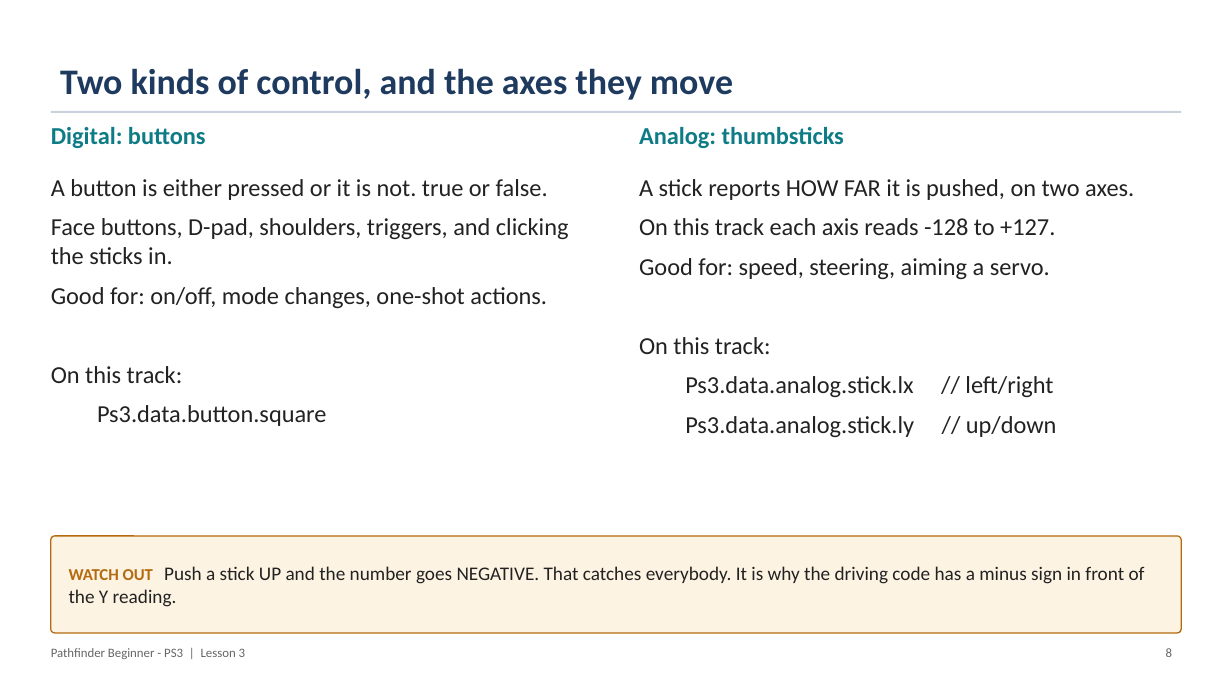
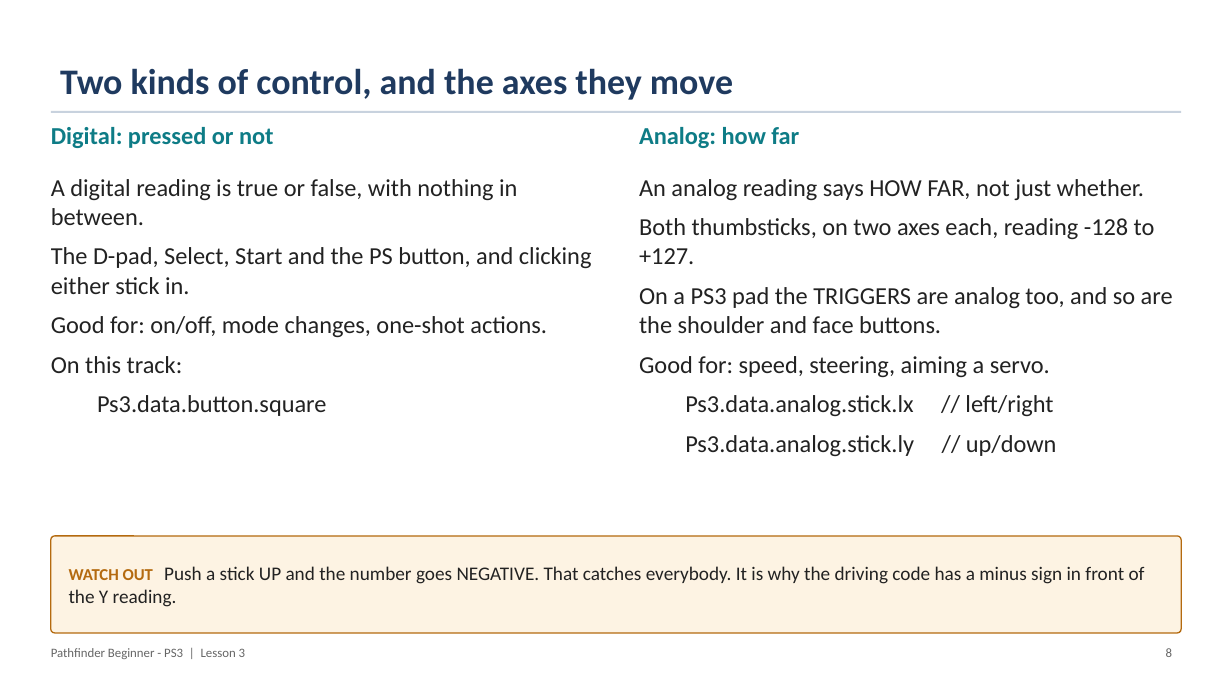
Before and after one commit to PorpoiseRobotics/porpoise-robotics, a slide deck: slide 9 of ground-vehicle/docs/courses/beginner-ps3/l3_controller_programming.pptx. Drawn at 1232x693 pixels with LibreOffice and Linux fonts; fonts in the diff are those of the drawing. Boxes give left, top, right and bottom in pixels: in the first picture for what was removed or moved away, otherwise in the second. Text is boxed around its words. In the diff, an @@ line names an element or a change of style, - is before the commit and + after.

```diff
--- a/ground-vehicle/docs/courses/beginner-ps3/l3_controller_programming.pptx
+++ b/ground-vehicle/docs/courses/beginner-ps3/l3_controller_programming.pptx
@@ text at bbox=[51, 127, 274, 148]: text changed @@
-Digital: buttons
+Digital: pressed or not
@@ text at bbox=[639, 127, 799, 148]: text changed @@
-Analog: thumbsticks
+Analog: how far
@@ text at bbox=[51, 179, 592, 294]: text changed @@
-A button is either pressed or it is not. true or false.
-Face buttons, D-pad, shoulders, triggers, and clicking the sticks in.
+A digital reading is true or false, with nothing in between.
+The D-pad, Select, Start and the PS button, and clicking either stick in.
@@ text at bbox=[639, 179, 1173, 333]: text changed @@
-A stick reports HOW FAR it is pushed, on two axes.
-On this track each axis reads -128 to +127.
+An analog reading says HOW FAR, not just whether.
+Both thumbsticks, on two axes each, reading -128 to +127.
+On a PS3 pad the TRIGGERS are analog too, and so are the shoulder and face buttons.
@@ text at bbox=[639, 337, 771, 354]: paragraph removed @@
-On this track:
```
Also in this commit, not shown: 6 other slides changed, 1 slide added, 2 slides removed, 17 other files.
